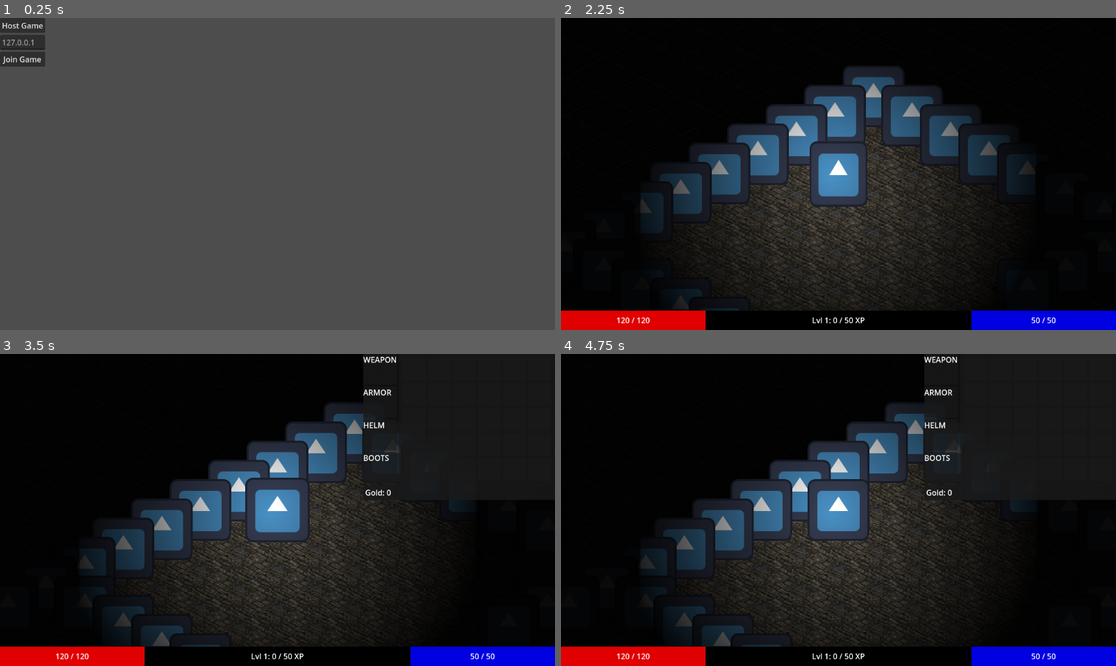
Above: before the commit, frames 1-4 (two rows, left to right).
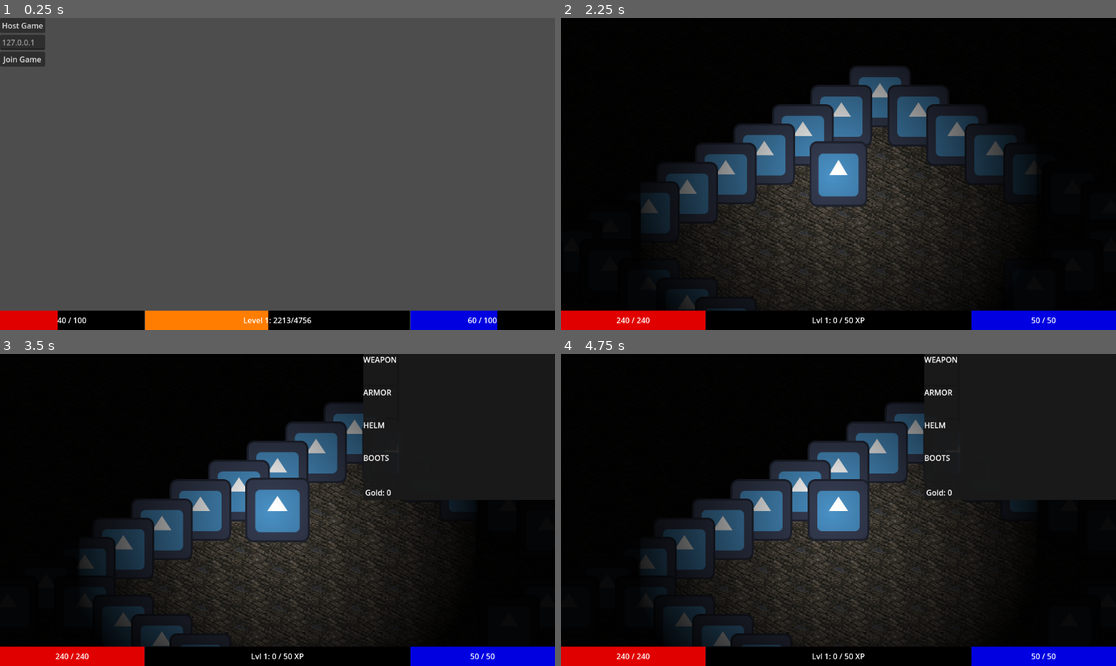
Above: after the commit, the same moments.

Repository: PietPadda/Godot_2D_ARPG
Game: Godot game, scene res://scenes/world/world.tscn
Two runs of this game, one before a commit and one after it. Both use one fixed random seed, a clock stepped at 60 frames per second and the inputs below. Before the commit the project starts from res://scenes/ui/main_menu.tscn. The engine's default icon, where the game draws it, is replaced by a stand-in: a white triangle on a blue panel in a dark square.
Inputs (mouse positions are in pixels of both pictures, inside the frame that each line leads up to):
- Up to frame 1 (0.25 s): no input
- Up to frame 2 (2.25 s): click "Host Game" at 0.5 s; tap Enter at 1.25 s; move the mouse to (960, 158) at 1.27 s; hold E (interact) 1.28-2.03 s; click (960, 158) at 1.42 s; tap F2 (debug_respawn_enemies) at 2 s; move the mouse to (727, 189) at 2.02 s; click (727, 189) at 2.1 s
- Up to frame 3 (3.5 s): tap F2 (debug_respawn_enemies) at 2.75 s; move the mouse to (333, 441) at 2.77 s; tap I (toggle_character_sheet) at 2.85 s; click (333, 441) at 2.92 s
- Up to frame 4 (4.75 s): tap F2 (debug_respawn_enemies) at 3.5, 4.25 s; move the mouse to (938, 369) at 3.52 s; tap E (interact) at 3.6 s; click (938, 369) at 3.67 s; move the mouse to (938, 400) at 4.27 s; press the mouse at (938, 400) at 4.28 s

The runs differ from the first frame. In frame 1, 6.2% of the frame differs, in the area x 0-100%, y 93-100%; in frame 2, 6.2%; in frame 3, less than 0.1%; in frame 4, less than 0.1%.

Commit message:
fix(main_menu): use SceneManager to preserve World on game start

Diff:
--- a/data/stats/player_stats.tres
+++ b/data/stats/player_stats.tres
@@ -4,8 +4,6 @@
 
 [resource]
 script = ExtResource("1_u3coo")
-max_health = 120
-max_mana = 50
-strength = 10
-move_speed = 500.0
+max_health = 240
+move_speed = 600.0
 metadata/_custom_type_script = "uid://4qewreibgpa"
--- a/project.godot
+++ b/project.godot
@@ -12,7 +12,7 @@
 
 config/name="2D_ARPG"
 config/tags=PackedStringArray("game")
-run/main_scene="uid://cefwayew7ouqs"
+run/main_scene="uid://bnpwsxxl5kbye"
 config/features=PackedStringArray("4.5", "Mobile")
 config/icon="res://assets/icon.svg"
 
--- /dev/null
+++ b/scenes/world/world.tscn
@@ -0,0 +1,12 @@
+[gd_scene load_steps=3 format=3 uid="uid://bnpwsxxl5kbye"]
+
+[ext_resource type="PackedScene" uid="uid://mhkp0k8x04dx" path="res://scenes/ui/HUD.tscn" id="1_dphjl"]
+[ext_resource type="Script" uid="uid://53xjnon1vse5" path="res://scripts/world/world.gd" id="1_sl2e5"]
+
+[node name="World" type="Node2D"]
+script = ExtResource("1_sl2e5")
+starting_level = "uid://cefwayew7ouqs"
+
+[node name="HUD" parent="." instance=ExtResource("1_dphjl")]
+
+[node name="LevelContainer" type="Node" parent="." groups=["level_container"]]
--- a/scripts/core/game_manager.gd
+++ b/scripts/core/game_manager.gd
@@ -108,12 +108,13 @@
 	# Clear any old data first.
 	all_players_transition_data.clear()
 
-	# Get a reference to the currently active scene.
-	var current_scene = get_tree().current_scene
-	if not current_scene: return
+	# Instead of searching the whole tree, we look inside the current level.
+	var level = Scene.current_level
+	if  not is_instance_valid(level):
+		return
 
-	# Find all nodes in the "player" group.
-	for player in current_scene.get_tree().get_nodes_in_group("player"):
+	# Find all nodes in the "player" group within the current level.
+	for player in level.get_tree().get_nodes_in_group("player"):
 		var player_id = int(player.name)
 		var data = SaveData.new() # Create a new data container.
 
--- a/scripts/core/scene_manager.gd
+++ b/scripts/core/scene_manager.gd
@@ -2,6 +2,9 @@
 # A global singleton for managing scene transitions.
 class_name SceneManager
 extends Node
+
+# This will hold a reference to the currently instanced level node.
+var current_level: Node = null
 
 # ---Public API---
 # Changes the active scene to the one at the given path.
@@ -37,23 +40,32 @@
 	print("[SERVER] Received request from player %s to transition to scene: %s" % [player_id, scene_path])
 	print("[SERVER] Initiating transition...")
 
-	# Persist the data for ALL players before we leave the scene.
-	# We need to find the portal's target spawn point for the requesting player.
-	var portal = get_tree().get_first_node_in_group("Portal") # A simple way to find the portal
-	if portal:
-		GameManager.target_spawn_position = portal.spawn_point.global_position
-		GameManager.requesting_player_id = player_id
-	GameManager.carry_player_data_for_all()
+	# Persist player data (this is still necessary).
+	GameManager.carry_player_data_for_all() # This should be updated slightly
 
-	# Instead of calling the RPC directly, tell the current level to clean up.
-	EventBus.emit_signal("server_requesting_transition", scene_path)
+	# Immediately command all clients to run the new, stable transition logic.
+	transition_to_scene.rpc(scene_path)
 
 # This RPC is called BY the server ON all clients to execute the change.
 @rpc("any_peer", "call_local", "reliable")
 func transition_to_scene(scene_path: String) -> void:
-	# Each client (and the server) will run this code locally.
-	# We can add fade-out/fade-in logic here later.
+	# If there's an old level instance, free it.
+	if is_instance_valid(current_level):
+		current_level.queue_free()
 
-	# Defer the scene change to an idle moment, preventing physics conflicts
-	# and giving the network time to sync before nodes are deleted.
-	get_tree().call_deferred("change_scene_to_file", scene_path)
+	# Load the new level scene resource from the provided path.
+	var new_level_scene = load(scene_path)
+	if not new_level_scene:
+		push_error("Failed to load scene: %s" % scene_path)
+		return
+
+	# Create an instance of the new level.
+	current_level = new_level_scene.instantiate()
+
+	# Find our persistent container and add the new level there.
+	var container = get_tree().get_first_node_in_group("level_container")
+	if container:
+		container.add_child(current_level)
+	else:
+		# This should never happen if the World scene is set up correctly.
+		push_error("SceneManager could not find a 'level_container' node!")
--- a/scripts/ui/main_menu.gd
+++ b/scripts/ui/main_menu.gd
@@ -14,9 +14,14 @@
 # When the "Host" button is pressed, call the NetworkManager.
 func _on_host_button_pressed():
 	NetworkManager.host_game()
-	# For now, we'll just immediately switch to the main game scene.
-	# Later, this would transition to a lobby screen.
-	get_tree().change_scene_to_file("res://scenes/levels/main.tscn")
+
+	# --- THE FIX ---
+	# Instead of destroying the World, we tell our SceneManager
+	# to load the main level inside the LevelContainer.
+	Scene.transition_to_scene("res://scenes/levels/main.tscn")
+
+	# We can now remove the main menu from the screen.
+	self.queue_free()
 
 # When the "Join" button is pressed, call the NetworkManager with the IP address.
 func _on_join_button_pressed():
@@ -24,7 +29,10 @@
 	GameManager.player_data_on_transition = null
 
 	NetworkManager.join_game(ip_address_edit.text)
-	# The client also switches to the main game scene. The NetworkManager will
-	# tell us if the connection fails.
-	# The client also switches to the main game scene.
-	get_tree().change_scene_to_file("res://scenes/levels/main.tscn")
+
+	# --- THE FIX ---
+	# The client also uses the SceneManager. It doesn't need to load the
+	# scene, as the server will handle spawning it in the correct level.
+	# We just need to remove the main menu.
+	# get_tree().change_scene_to_file("res://scenes/levels/main.tscn")
+	self.queue_free()
--- /dev/null
+++ b/scripts/world/world.gd
@@ -0,0 +1,15 @@
+# scripts/world/world.gd
+
+# This is the persistent root of our game world. It loads the initial level.
+extends Node2D
+
+# We can set the starting level in the Inspector for this scene.
+@export_file("*.tscn") var starting_level: String
+
+func _ready() -> void:
+	# This world is only responsible for loading the very first level.
+	# The server is the only one who should decide this.
+	if multiplayer.is_server():
+		if not starting_level.is_empty():
+			# We use our existing SceneManager to handle the logic.
+			Scene.transition_to_scene.call_deferred(starting_level)
Not shown, added: scripts/world/world.gd.uid
